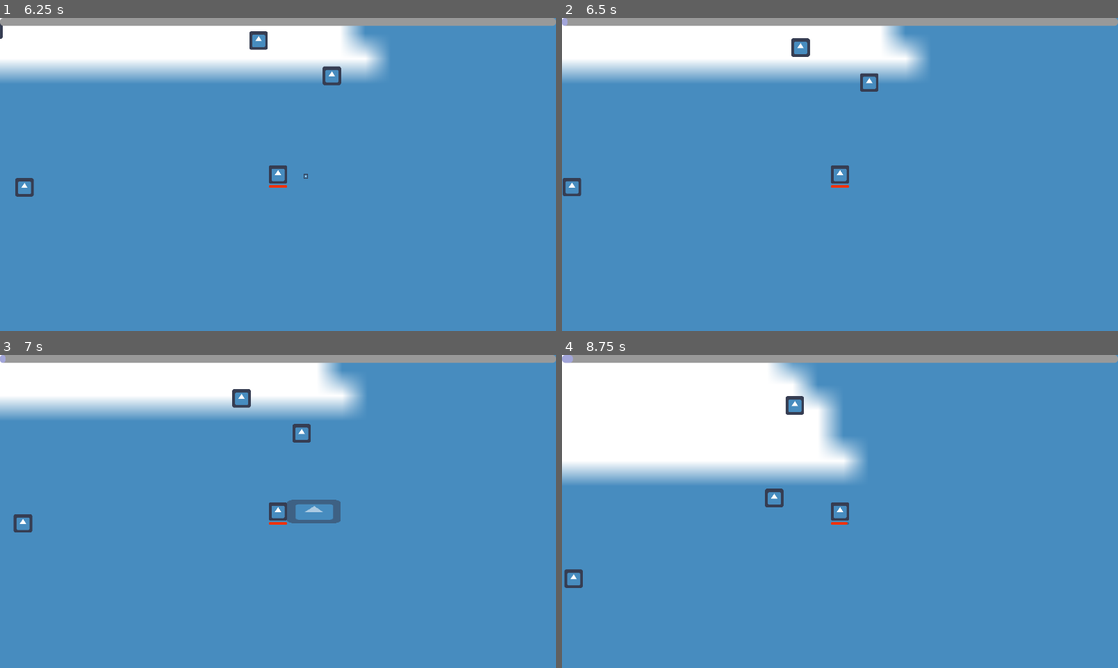
Above: before the commit, frames 1-4 (two rows, left to right).
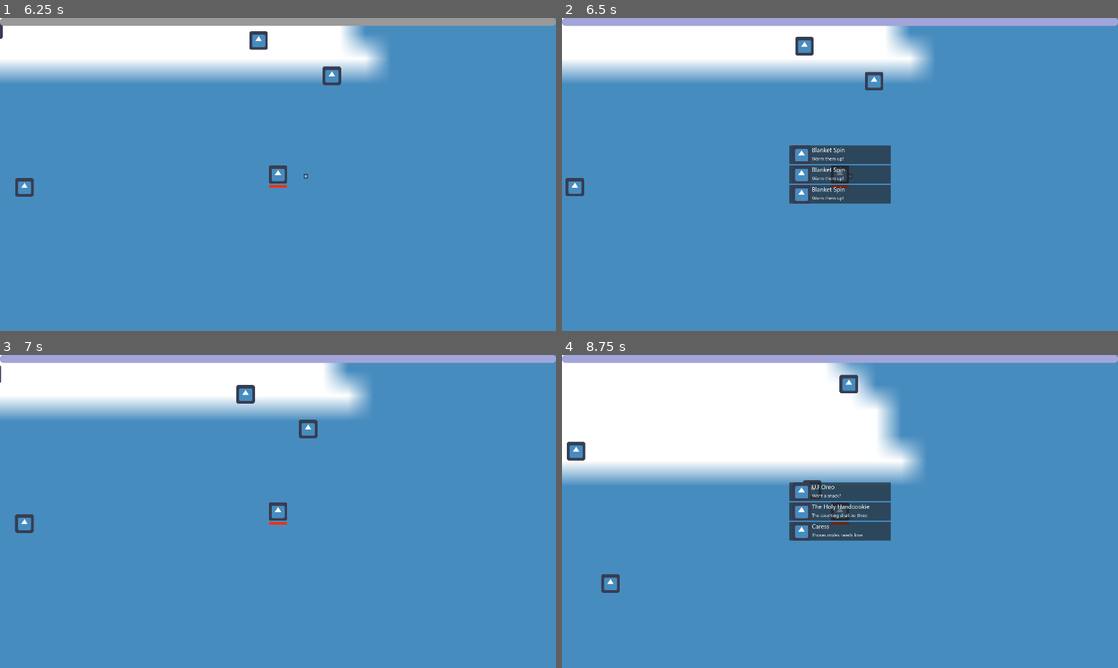
Above: after the commit, the same moments.

Repository: Merliin42/ludum-dare-56
Game: Godot game, scene res://main.tscn
The game is run twice, just before and just after one commit, with the same random seed, the same clock (stepped at 60 frames per second) and the same inputs. The engine's default icon, where the game draws it, is replaced by a stand-in: a white triangle on a blue panel in a dark square.
Inputs (mouse positions are in pixels of both pictures, inside the frame that each line leads up to):
- Up to frame 1 (6.25 s): tap Enter at 0.5 s; hold D (character_right) 0.53-1.28 s; hold S (character_down) 1.28-2.03 s; hold D (character_right) 2.03-2.78 s; hold W (character_up) 2.78-3.53 s; hold A (character_left) 3.53-5.03 s; hold S (character_down) 5.03-5.78 s; hold D (character_right) from 5.78 s (still down)
- Up to frame 2 (6.5 s): keep holding D (character_right)
- Up to frame 3 (7 s): release D (character_right) at 6.5 s; click (278, 492) at 6.52 s
- Up to frame 4 (8.75 s): hold W (character_up) 7.28-8.03 s; hold D (character_right) from 8.03 s (still down)

Frame 1 is identical in both runs. In frame 2, 6.2% of the frame differs, in the area x 0-100%, y 0-60%; in frame 3, 3.9%; in frame 4, 12%, in the area x 0-100%, y 0-76%.

Commit message:
upgrade menu

Diff:
--- /dev/null
+++ b/Character/Attacks/attacks_description.gd
@@ -0,0 +1,46 @@
+class_name AttacksDescription;
+
+var attacks_description: Array = [
+	{
+		'id' = 'caress',
+		'title' = 'Caress',
+		'description' = 'Thoses moles needs love',
+		'icon' = 'res://icon.png',
+	},
+	{
+		'id' = 'haribomb',
+		'title' = 'Haribomb',
+		'description' = 'Sugar explosion',
+		'icon' = 'res://icon.png',
+	},
+	{
+		'id' = 'handcookie',
+		'title' = 'The Holy Handcookie',
+		'description' = 'The counting shall be three',
+		'icon' = 'res://icon.png',
+	},
+	{
+		'id' = 'blanket',
+		'title' = 'Blanket Spin',
+		'description' = 'Warm them up!',
+		'icon' = 'res://icon.png',
+	},
+	{
+		'id' = 'snack_time',
+		'title' = 'IT\'S SNACK TIME',
+		'description' = 'Throwing cookies did never hurt anyone...',
+		'icon' = 'res://icon.png',
+	},
+	{
+		'id' = 'showtime',
+		'title' = 'Showtime!',
+		'description' = 'Inland Empire : Disco never dies baby',
+		'icon' = 'res://icon.png',
+	},
+	{
+		'id' = 'uforeo',
+		'title' = 'U.F.Oreo',
+		'description' = 'Want a snack?',
+		'icon' = 'res://icon.png',
+	},
+]
--- /dev/null
+++ b/GUI/level_up_menu.gd
@@ -0,0 +1,25 @@
+extends CanvasLayer
+
+signal upgrade_choosed(value);
+
+@onready var attacks_description: Array = AttacksDescription.new().attacks_description;
+var upgrade_option := preload('res://GUI/upgrade_option.tscn');
+
+func _ready() -> void:
+	get_tree().paused = true;
+	for i in range(3):
+		var index = randi() % attacks_description.size();
+		var attack = attacks_description[index];
+		var upgrade_option_instanced = upgrade_option.instantiate();
+		if is_instance_of(upgrade_option_instanced, UpgradeOption):
+			upgrade_option_instanced.title = attack.title;
+			upgrade_option_instanced.description = attack.description;
+			upgrade_option_instanced.icon_path = attack.icon;
+			upgrade_option_instanced.id = attack.id;
+			upgrade_option_instanced.has_been_pressed.connect(_on_button_clicked);
+			$VBoxContainer.add_child(upgrade_option_instanced);
+
+func _on_button_clicked(value: String):
+	upgrade_choosed.emit(value);
+	get_tree().paused = false;
+	queue_free();
--- /dev/null
+++ b/GUI/level_up_menu.tscn
@@ -0,0 +1,20 @@
+[gd_scene load_steps=2 format=3 uid="uid://bw476kgr0kaq4"]
+
+[ext_resource type="Script" path="res://GUI/level_up_menu.gd" id="1_pn6ki"]
+
+[node name="LevelUpMenu" type="CanvasLayer"]
+process_mode = 3
+script = ExtResource("1_pn6ki")
+
+[node name="VBoxContainer" type="VBoxContainer" parent="."]
+anchors_preset = 8
+anchor_left = 0.5
+anchor_top = 0.5
+anchor_right = 0.5
+anchor_bottom = 0.5
+offset_left = -175.5
+offset_top = -100.0
+offset_right = 175.5
+offset_bottom = 100.0
+grow_horizontal = 2
+grow_vertical = 2
--- /dev/null
+++ b/GUI/upgrade_option.gd
@@ -0,0 +1,18 @@
+class_name UpgradeOption;
+extends Button;
+
+signal has_been_pressed(value);
+
+var id : = '';
+var title := '';
+var description := '';
+var icon_path := '';
+
+# Called when the node enters the scene tree for the first time.
+func _ready() -> void:
+	%Title.text = title;
+	%Description.text = description;
+	%Icon.texture = load(icon_path);
+
+func _on_pressed() -> void:
+	has_been_pressed.emit(id);
--- /dev/null
+++ b/GUI/upgrade_option.tscn
@@ -0,0 +1,54 @@
+[gd_scene load_steps=4 format=3 uid="uid://cf0tdpbt4g4eg"]
+
+[ext_resource type="Script" path="res://GUI/upgrade_option.gd" id="1_ugrqv"]
+[ext_resource type="Texture2D" uid="uid://bvcr1dcpqw76u" path="res://icon.png" id="1_wbsrk"]
+
+[sub_resource type="LabelSettings" id="LabelSettings_6su3h"]
+font_size = 21
+
+[node name="UpgradeOption" type="Button"]
+anchors_preset = 15
+anchor_right = 1.0
+anchor_bottom = 1.0
+grow_horizontal = 2
+grow_vertical = 2
+size_flags_horizontal = 3
+size_flags_vertical = 3
+script = ExtResource("1_ugrqv")
+
+[node name="MarginContainer" type="MarginContainer" parent="."]
+layout_mode = 1
+anchors_preset = 15
+anchor_right = 1.0
+anchor_bottom = 1.0
+grow_horizontal = 2
+grow_vertical = 2
+theme_override_constants/margin_left = 10
+theme_override_constants/margin_top = 10
+theme_override_constants/margin_right = 10
+theme_override_constants/margin_bottom = 10
+
+[node name="HBoxContainer" type="HBoxContainer" parent="MarginContainer"]
+layout_mode = 2
+
+[node name="Icon" type="TextureRect" parent="MarginContainer/HBoxContainer"]
+unique_name_in_owner = true
+layout_mode = 2
+texture = ExtResource("1_wbsrk")
+stretch_mode = 4
+
+[node name="VBoxContainer" type="VBoxContainer" parent="MarginContainer/HBoxContainer"]
+layout_mode = 2
+
+[node name="Title" type="Label" parent="MarginContainer/HBoxContainer/VBoxContainer"]
+unique_name_in_owner = true
+layout_mode = 2
+text = "Lorem Ipsum Dolores Sit Amet"
+label_settings = SubResource("LabelSettings_6su3h")
+
+[node name="Description" type="Label" parent="MarginContainer/HBoxContainer/VBoxContainer"]
+unique_name_in_owner = true
+layout_mode = 2
+text = "Lorem Ipsum Dolores Sit Amet"
+
+[connection signal="pressed" from="." to="." method="_on_pressed"]
--- a/main.gd
+++ b/main.gd
@@ -1,11 +1,21 @@
 extends Node
 
+var level_up_menu := preload('res://GUI/level_up_menu.tscn');
 var player_xp = 0;
-var next_level = 100;
+var next_level = 1;
 
 func _on_character_died() -> void:
 	get_tree().quit();
 
-func _on_character_xp_obtained(amount:Variant) -> void:
+func _on_character_xp_obtained(amount: Variant) -> void:
 	player_xp += amount;
 	$CanvasLayer/XPBar.value = player_xp * 100 / next_level;
+	if player_xp >= next_level:
+		var level_up_menu_instanced = level_up_menu.instantiate();
+		level_up_menu_instanced.connect('upgrade_choosed', _on_upgrade_choosed);
+		$CanvasLayer.add_child(level_up_menu_instanced);
+
+
+func _on_upgrade_choosed(value: String):
+	print(value);
+	pass ;
--- a/main.tscn
+++ b/main.tscn
@@ -20,6 +20,7 @@
 corner_radius_bottom_left = 12
 
 [node name="Main" type="Node"]
+process_mode = 3
 script = ExtResource("1_55rge")
 
 [node name="CanvasLayer" type="CanvasLayer" parent="."]
@@ -34,15 +35,18 @@
 theme_override_styles/fill = SubResource("StyleBoxFlat_5roxr")
 show_percentage = false
 
-[node name="MobSpawner" parent="." instance=ExtResource("1_5wj2p")]
+[node name="World" type="Node" parent="."]
+process_mode = 1
+
+[node name="MobSpawner" parent="World" instance=ExtResource("1_5wj2p")]
 mobs = Array[PackedScene]([ExtResource("2_a3thj")])
 
-[node name="Icon" type="Sprite2D" parent="."]
+[node name="Icon" type="Sprite2D" parent="World"]
 position = Vector2(477, 233)
 scale = Vector2(87.625, 87.625)
 texture = ExtResource("1_nupqd")
 
-[node name="Character" parent="." instance=ExtResource("1_qqap8")]
+[node name="Character" parent="World" instance=ExtResource("1_qqap8")]
 
-[connection signal="died" from="Character" to="." method="_on_character_died"]
-[connection signal="xp_obtained" from="Character" to="." method="_on_character_xp_obtained"]
+[connection signal="died" from="World/Character" to="." method="_on_character_died"]
+[connection signal="xp_obtained" from="World/Character" to="." method="_on_character_xp_obtained"]
